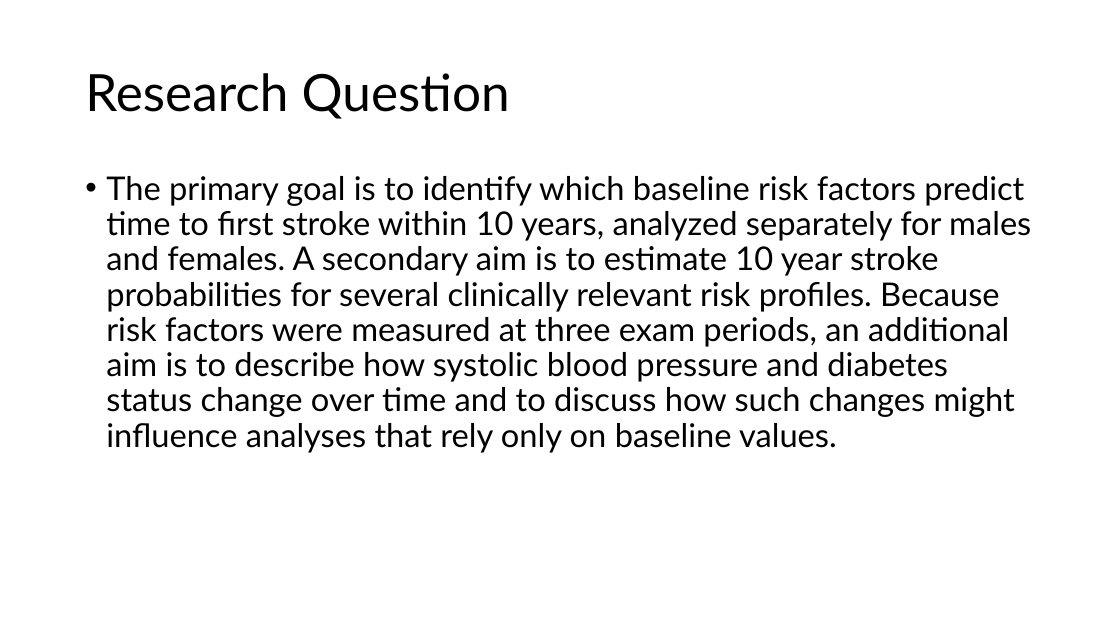
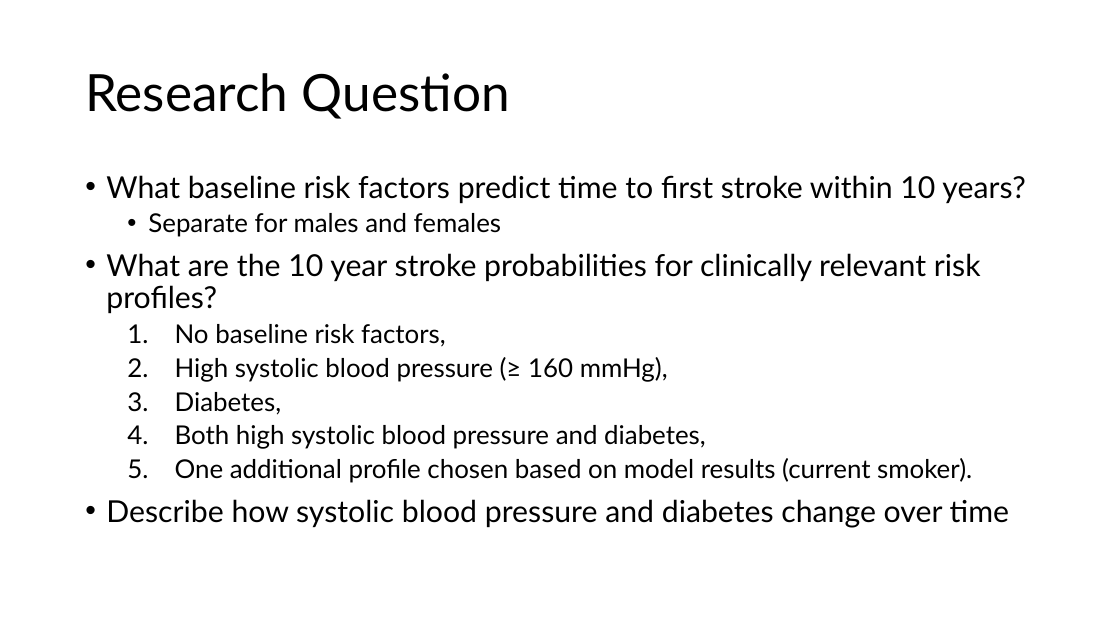
Before and after one commit to eweible/BIOS6624, a slide deck: slide 2 of P3/Dissemination/P3_Presentation.pptx. Drawn at 1120x630 pixels with LibreOffice and Linux fonts; fonts in the diff are those of the drawing. Boxes give left, top, right and bottom in pixels: in the first picture for what was removed or moved away, otherwise in the second. Text is boxed around its words. In the diff, an @@ line names an element or a change of style, - is before the commit and + after.

```diff
--- a/P3/Dissemination/P3_Presentation.pptx
+++ b/P3/Dissemination/P3_Presentation.pptx
@@ text at (x1=106, y1=175, x2=1025, y2=527): text changed; size 28 to 22.2 pt @@
-• The primary goal is to identify which baseline risk factors predict time to first stroke within 10 years, analyzed separately for males and females. A secondary aim is to estimate 10 year stroke probabilities for several clinically relevant risk profiles. Because risk factors were measured at three exam periods, an additional aim is to describe how systolic blood pressure and diabetes status change over time and to discuss how such changes might influence analyses that rely only on baseline values.
+• What baseline risk factors predict time to first stroke within 10 years?
+  • Separate for males and females
+• What are the 10 year stroke probabilities for clinically relevant risk profiles?
+  1. No baseline risk factors,
+  2. High systolic blood pressure (≥ 160 mmHg),
+  3. Diabetes,
+  4. Both high systolic blood pressure and diabetes,
+  5. One additional profile chosen based on model results (current smoker).
+• Describe how systolic blood pressure and diabetes change over time
```
Also in this commit, not shown: 3 other slides changed, 2 slides added, 2 slides removed.
